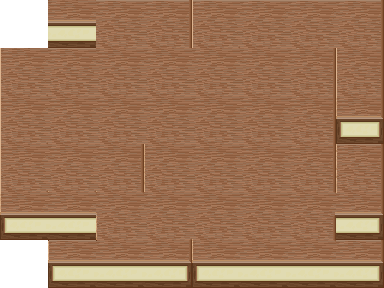
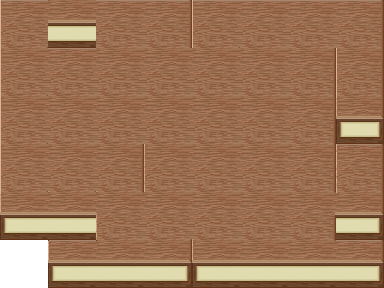
Layered file, before and after one edit (384 × 288). Changes by layer:
pixels changed over [0, 0, 48, 48] (layer not identified)
